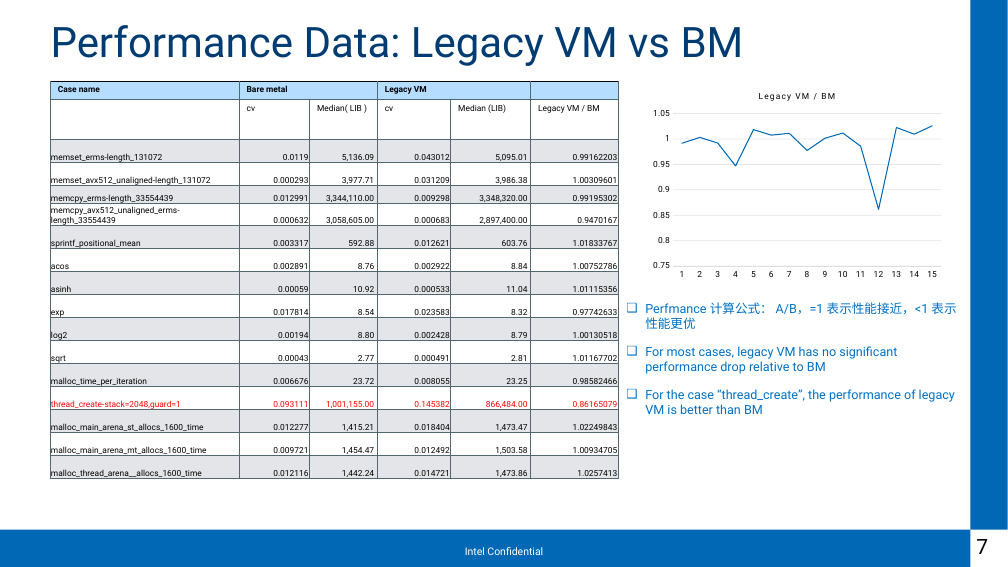
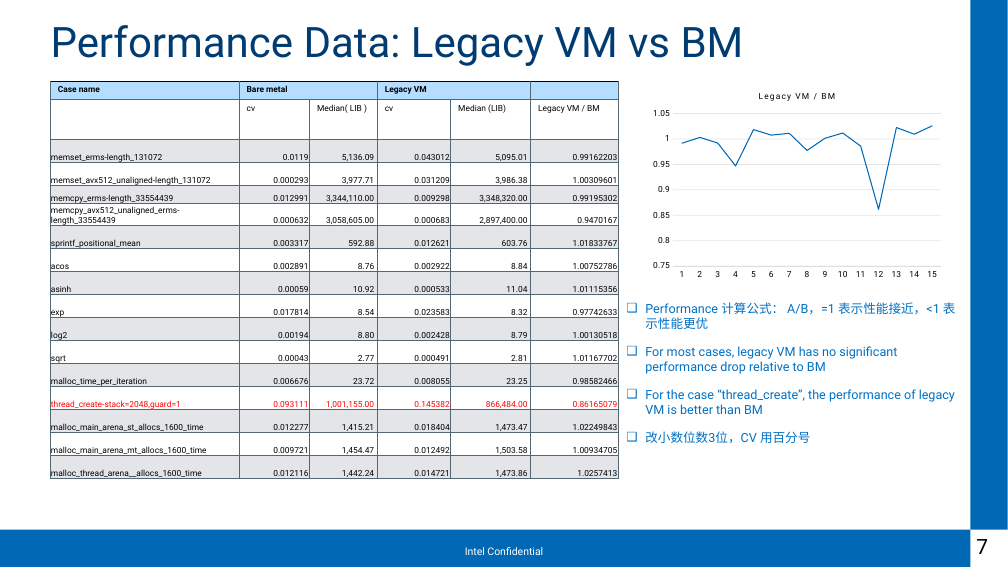
Before and after one commit to shaoyuta/glibc-result, a slide deck: slide 7 of docs/ppt/WiE SF TSC Performance Glibc-bench in TDX.pptx. Drawn at 1008x567 pixels with LibreOffice and Linux fonts; fonts in the diff are those of the drawing; background and template pictures are left out. Boxes give left, top, right and bottom in pixels: in the first picture for what was removed or moved away, otherwise in the second. Text is boxed around its words. In the diff, an @@ line names an element or a change of style, - is before the commit and + after.

```diff
--- a/docs/ppt/WiE SF TSC Performance Glibc-bench in TDX.pptx
+++ b/docs/ppt/WiE SF TSC Performance Glibc-bench in TDX.pptx
@@ text at box(645, 302, 956, 329): text changed @@
-❑ Perfmance 计算公式： A/B，=1 表示性能接近，<1 表示性能更优
+❑ Performance 计算公式： A/B，=1 表示性能接近，<1 表示性能更优
@@ text at box(645, 431, 810, 443): paragraph added @@
+❑ 改小数位数3位，CV 用百分号
```
Also in this commit, not shown: 2 other slides changed, 3 slides added, 3 other files.
